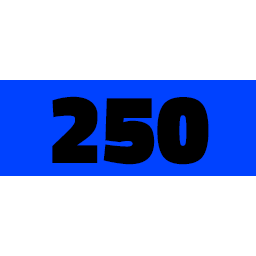
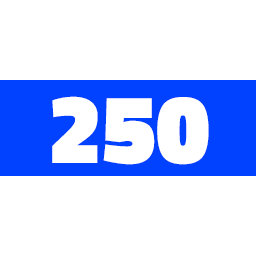
Before/after of a 256 × 256 layered artwork. What changed in the layer stack:
painted on "250" over bbox(52, 96, 209, 165)
